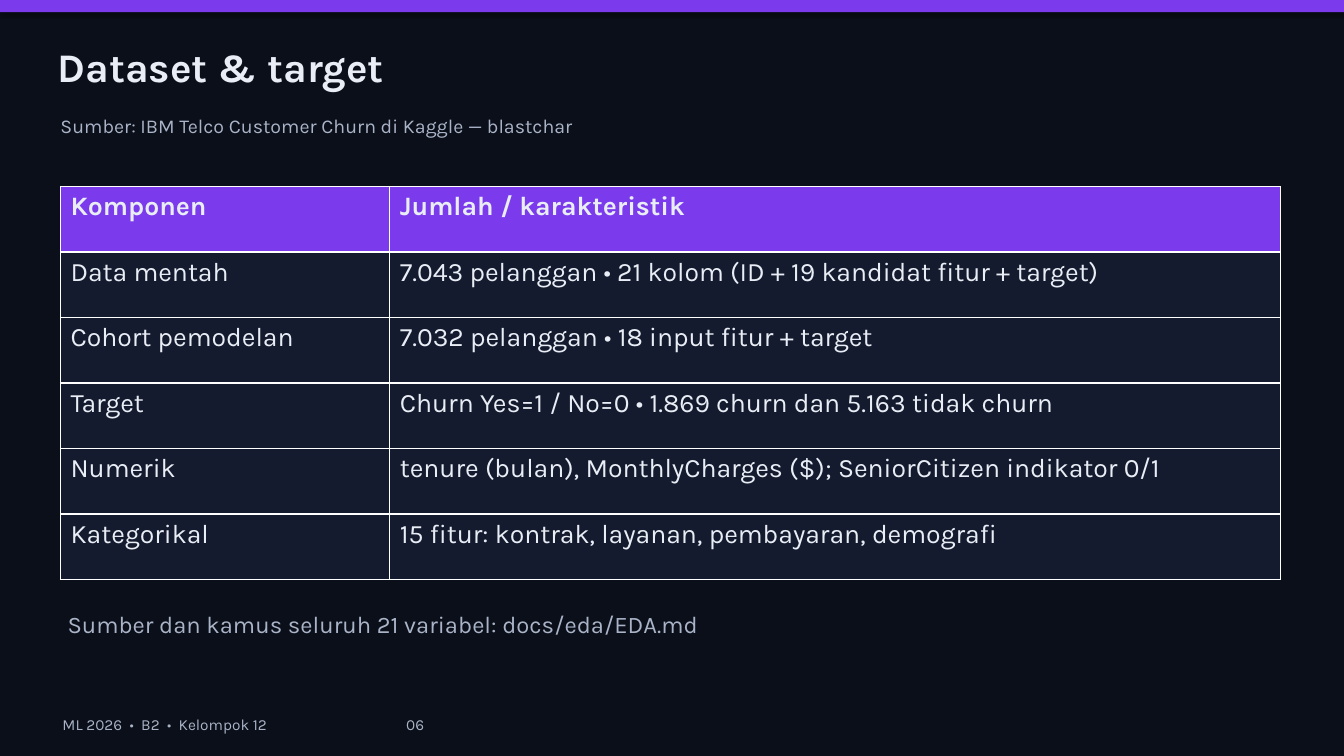
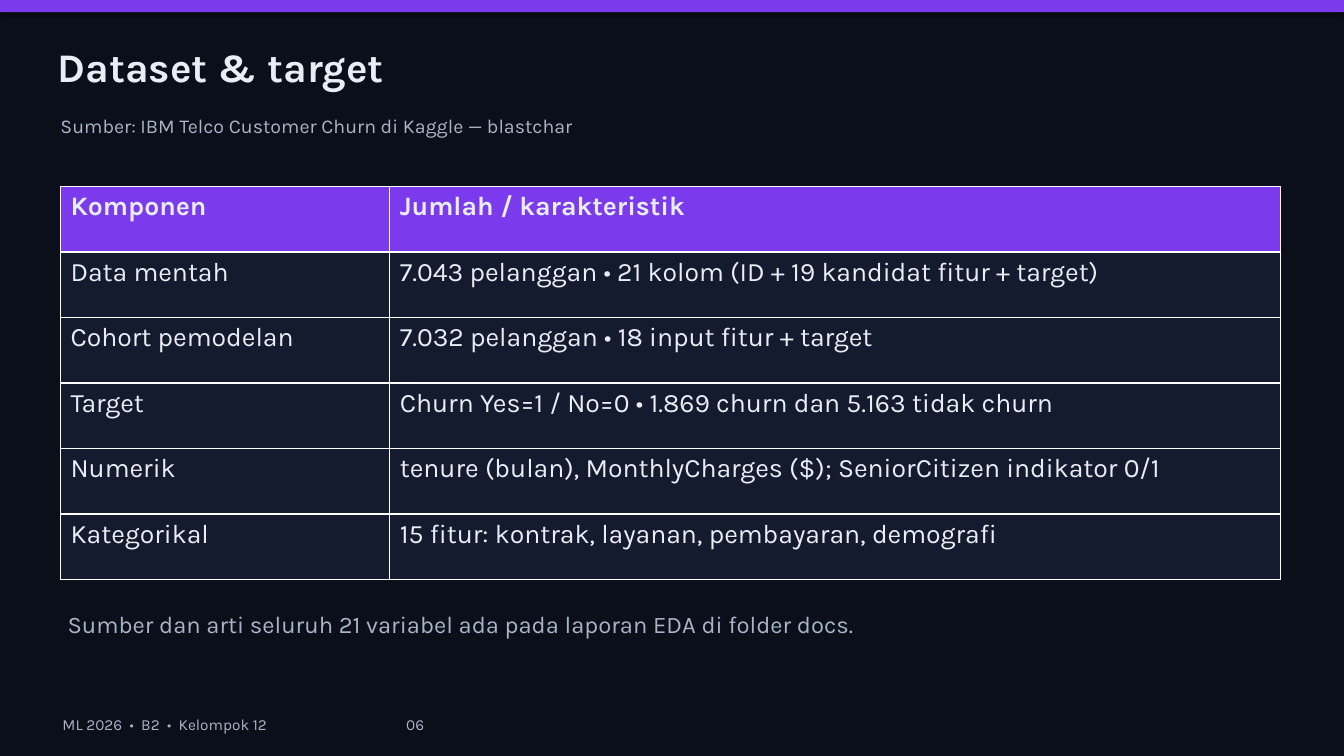
Before and after one commit to makhdanramadhan-ui/Machine-Learning-Project, a slide deck: slide 6 of docs/ML2026_B2_Kelompok12_PrediksiCustomerChurn.pptx. Drawn at 1344x756 pixels with LibreOffice and Linux fonts; fonts in the diff are those of the drawing. Boxes give left, top, right and bottom in pixels: in the first picture for what was removed or moved away, otherwise in the second. Text is boxed around its words. In the diff, an @@ line names an element or a change of style, - is before the commit and + after.

```diff
--- a/docs/ML2026_B2_Kelompok12_PrediksiCustomerChurn.pptx
+++ b/docs/ML2026_B2_Kelompok12_PrediksiCustomerChurn.pptx
@@ text at bbox=[68, 616, 853, 639]: text changed @@
-Sumber dan kamus seluruh 21 variabel: docs/eda/EDA.md
+Sumber dan arti seluruh 21 variabel ada pada laporan EDA di folder docs.
```
Also in this commit, not shown: 5 other slides changed, 36 other files.
